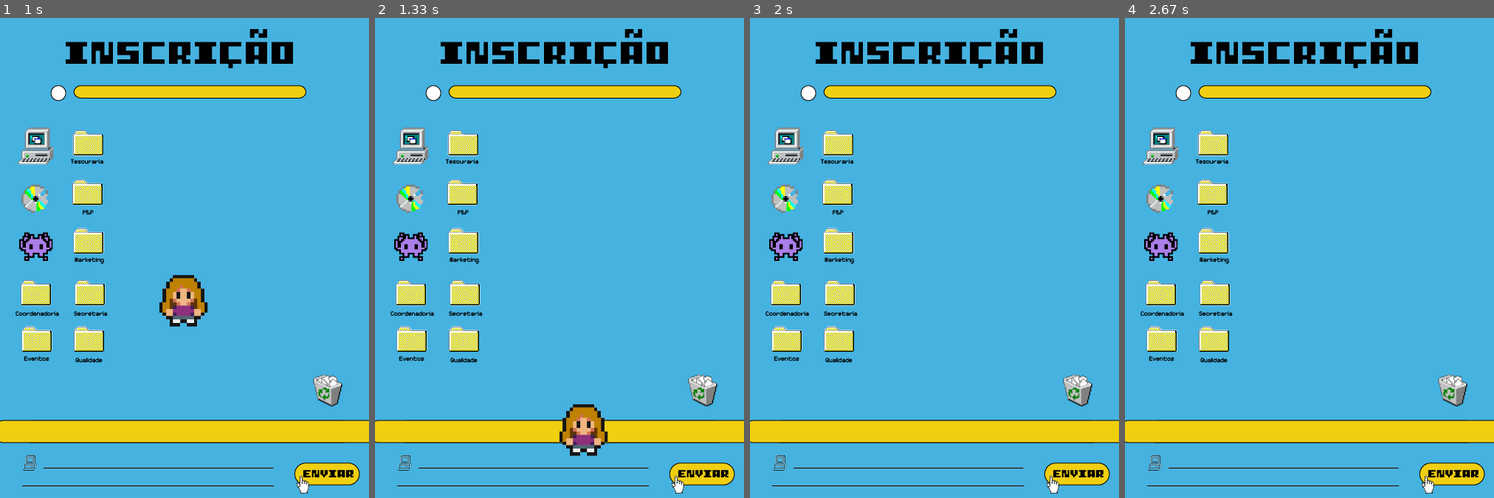
Above: before the commit, frames 1-4 (left to right).
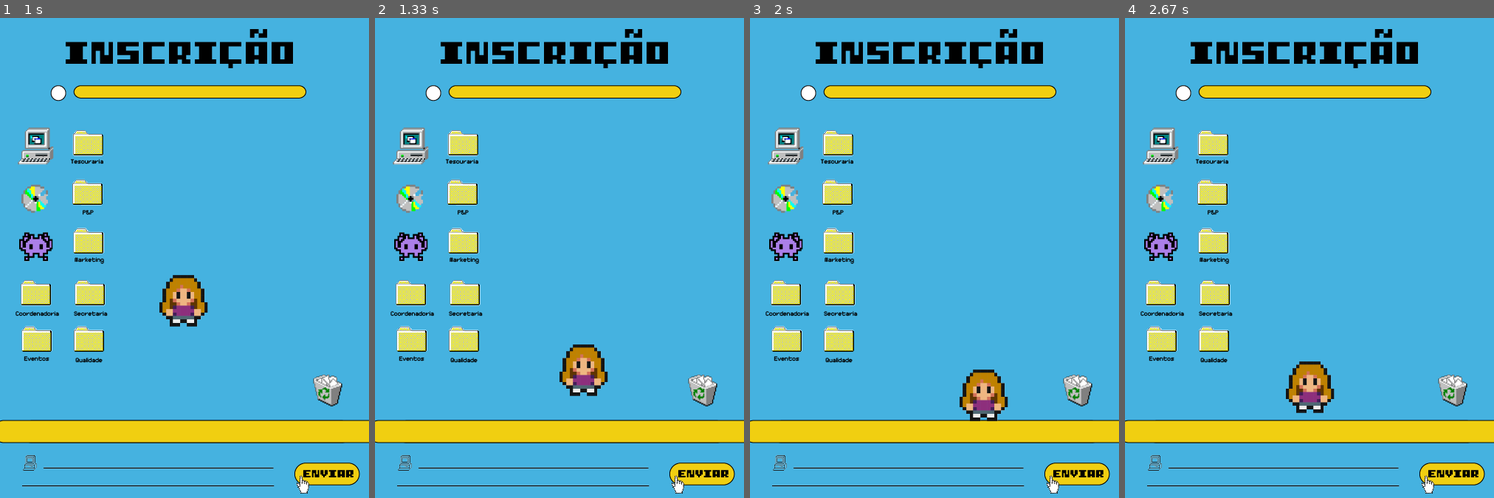
Above: after the commit, the same moments.

Repository: Victor-J-L/JOGO-PETEEL
Game: pygame game, started from primeirafaseteste.py
Same seed, same stepped clock (60 frames per second), same inputs: the game is played once before the commit and once after it.
Inputs (mouse positions are in pixels of both pictures, inside the frame that each line leads up to):
- Up to frame 1 (1 s): click (195, 258) at 0.38 s; hold Right from 0.67 s (still down); move the mouse to (169, 277) at 0.7 s
- Up to frame 2 (1.33 s): release Right at 1.13 s; hold Right from 1.17 s (still down)
- Up to frame 3 (2 s): release Right at 1.63 s; hold Left from 1.67 s (still down)
- Up to frame 4 (2.67 s): release Left at 2.2 s; hold Left 2.23-2.63 s

Frame 1 is identical in both runs. In frame 2, 2.2% of the frame differs, in the area x 50-64%, y 68-92%; in frame 3, 1.1%; in frame 4, 1.1%.

Commit message:
quase la

Diff:
--- a/primeirafaseteste.py
+++ b/primeirafaseteste.py
@@ -157,8 +157,8 @@
     bolinha= Bolinha()
     #all_sprites.add(bolinha)
 
-    chao = Chao(-10, 1000)
-    chao_sprite.add(chao)
+    ochao = Chao(-10, 1000)
+    chao_sprite.add(ochao)
 
 
     sair = False
@@ -197,7 +197,7 @@
                 personagem.pos = vec(228,200)
                 selecao.rect.right = 800
                 fundo = pygame.image.load("Imagens/Primeira Fase/fundo1_1.png")
-                chao.rect.y = 544
+                ochao.rect.y = 544
 
        #Código Movimento do personagem
         personagem.acc = vec(0, 0.5)
@@ -221,7 +221,10 @@
 
         #colisao
 
-
+        colisao_chao = pygame.sprite.collide_rect(personagem, ochao)
+        if colisao_chao:
+            personagem.pos.y = 475
+            personagem.vel.y = 0
 
         #Desenhar
         tela.blit(fundo, (0,0))
